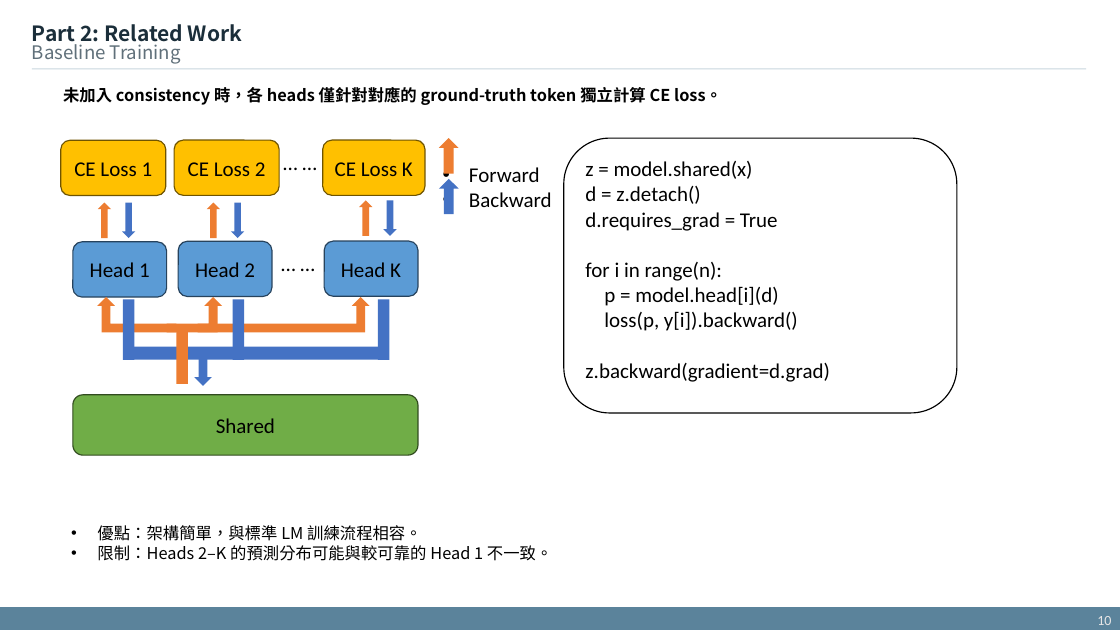
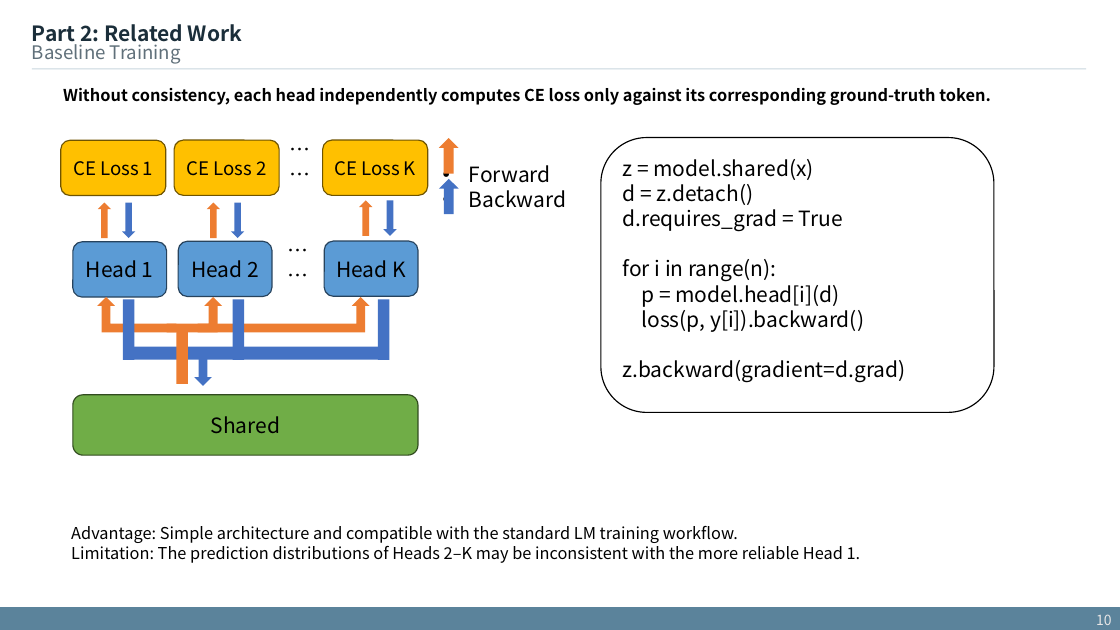
Before and after one commit to xdfg12456/llama-mtp, a slide deck: slide 10 of doc/mtp_with_consistency_method.pptx. Drawn at 1120x630 pixels with LibreOffice and Linux fonts; fonts in the diff are those of the drawing. Boxes give left, top, right and bottom in pixels: in the first picture for what was removed or moved away, otherwise in the second. Text is boxed around its words. In the diff, an @@ line names an element or a change of style, - is before the commit and + after.

```diff
--- a/doc/mtp_with_consistency_method.pptx
+++ b/doc/mtp_with_consistency_method.pptx
@@ text at <box>63,88,991,105</box>: text changed @@
-未加入 consistency 時，各 heads 僅針對對應的 ground-truth token 獨立計算 CE loss。
+Without consistency, each head independently computes CE loss only against its corresponding ground-truth token.
@@ font Calibri to Noto Sans CJK SC in 9 elements at <box>73,395,418,455</box>, <box>73,242,167,297</box>, <box>178,241,272,297</box>, <box>324,241,418,297</box>, <box>469,165,566,208</box>, <box>1096,614,1112,625</box>, <box>601,138,994,413</box>, <box>272,234,324,293</box>, <box>274,132,326,192</box> @@
@@ text "… …": place and size @@
-text "… …" at <box>274,145,326,179</box>
+text "… …" at <box>274,132,326,192</box>
@@ size 18 to 16 pt, font Calibri to Noto Sans CJK SC in 3 elements at <box>60,140,166,196</box>, <box>174,140,279,196</box>, <box>323,140,428,196</box> @@
@@ rounded rectangle "z = model.shared(x)": place and size @@
-rounded rectangle "z = model.shared(x)" at <box>564,138,957,413</box>
+rounded rectangle "z = model.shared(x)" at <box>601,138,994,413</box>
@@ text "… …": place and size @@
-text "… …" at <box>272,246,324,280</box>
+text "… …" at <box>272,234,324,293</box>
@@ text at <box>71,526,861,563</box>: text changed @@
-• 優點：架構簡單，與標準 LM 訓練流程相容。
-• 限制：Heads 2–K 的預測分布可能與較可靠的 Head 1 不一致。
+Advantage: Simple architecture and compatible with the standard LM training workflow.
+Limitation: The prediction distributions of Heads 2–K may be inconsistent with the more reliable Head 1.
```
Also in this commit, not shown: 18 other slides changed, 5 slides added, 1 slide removed, 1 other file.
